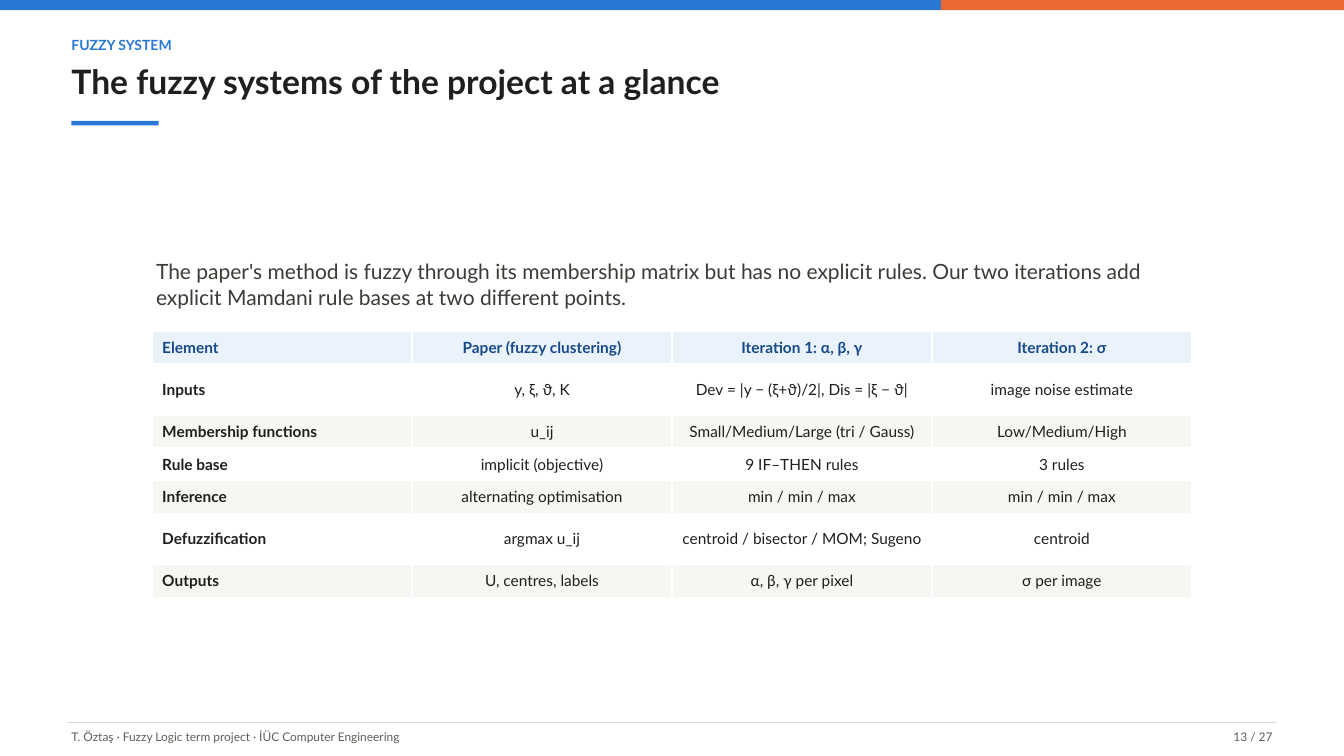
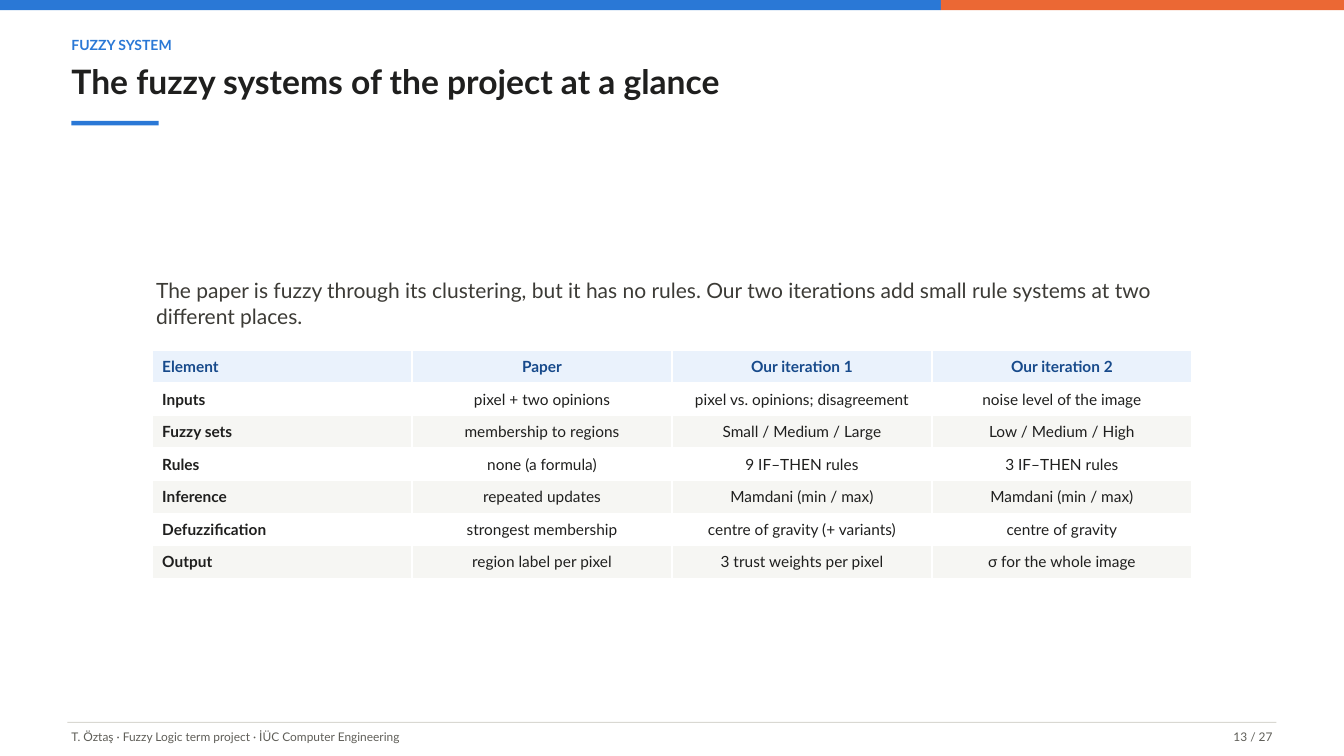
Before and after one commit to tarikoztas/fuzzy-logic-project, a slide deck: slide 13 of presentation/presentation.pptx. Drawn at 1344x756 pixels with LibreOffice and Linux fonts; fonts in the diff are those of the drawing. Boxes give left, top, right and bottom in pixels: in the first picture for what was removed or moved away, otherwise in the second. Text is boxed around its words. In the diff, an @@ line names an element or a change of style, - is before the commit and + after.

```diff
--- a/presentation/presentation.pptx
+++ b/presentation/presentation.pptx
@@ text at <box>156,282,1151,328</box>: text changed @@
-The paper's method is fuzzy through its membership matrix but has no explicit rules. Our two iterations add explicit Mamdani rule bases at two different points.
+The paper is fuzzy through its clustering, but it has no rules. Our two iterations add small rule systems at two different places.
@@ table at <box>152,351,1193,579</box> @@
-row 1: Element | Paper (fuzzy clustering) | Iteration 1: α, β, γ | Iteration 2: σ
+row 1: Element | Paper | Our iteration 1 | Our iteration 2
-row 2: Inputs | y, ξ, ϑ, K | Dev = |y − (ξ+ϑ)/2|, Dis = |ξ − ϑ| | image noise estimate
+row 2: Inputs | pixel + two opinions | pixel vs. opinions; disagreement | noise level of the image
-row 3: Membership functions | u_ij | Small/Medium/Large (tri / Gauss) | Low/Medium/High
+row 3: Fuzzy sets | membership to regions | Small / Medium / Large | Low / Medium / High
-row 4: Rule base | implicit (objective) | 9 IF–THEN rules | 3 rules
+row 4: Rules | none (a formula) | 9 IF–THEN rules | 3 IF–THEN rules
-row 5: Inference | alternating optimisation | min / min / max | min / min / max
+row 5: Inference | repeated updates | Mamdani (min / max) | Mamdani (min / max)
-row 6: Defuzzification | argmax u_ij | centroid / bisector / MOM; Sugeno | centroid
+row 6: Defuzzification | strongest membership | centre of gravity (+ variants) | centre of gravity
-row 7: Outputs | U, centres, labels | α, β, γ per pixel | σ per image
+row 7: Output | region label per pixel | 3 trust weights per pixel | σ for the whole image
@@ table: place and size @@
-table at <box>152,332,1193,598</box>
+table at <box>152,351,1193,579</box>
```
Also in this commit, not shown: 21 other slides changed, 13 other files.
